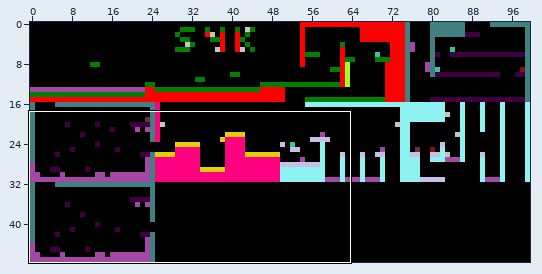
File history of a sprite sheet, assets/img/level.png. The first picture is a wide view before the edit; the outline marks the close-up.
Close-up. Before the edit:
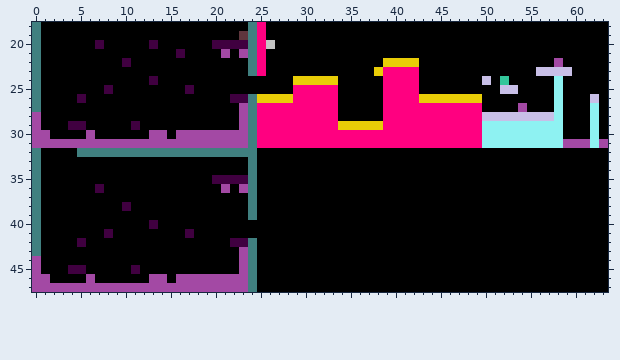
The file is 100x48 pixels. Colours within 5 levels of each other are drawn and written as one. Shown: x 0..63, y 18..47. The commit also changed other parts of the picture, which this record leaves out.
Now the later version:
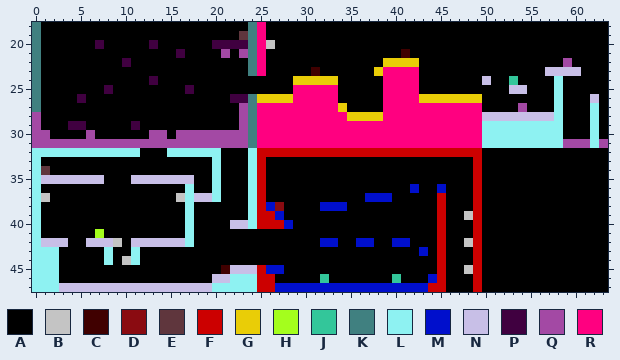
Palette (. is transparent): A #000000  B #c4c4c4  C #400000  D #8a0b11  E #5f363d  F #cc0000  G #e9cd07  H #a4fe1d  J #33c69a  K #408080  L #8ef2f2  M #000fcc  N #c8bfe7  P #400040  Q #a349a4  R #ff0080
From old to new:
Colour A replaces colour J in row 24 at x 52.
Colour A replaces colour K in row 32 at x 12 to 14 and 21 to 23; in rows 42 to 44 at x 24.
Colour A replaces colour N in row 23 at x 56; in row 25 at x 52.
Colour A replaces colour P in row 35 at x 21 to 23; in row 36 at x 7; in row 38 at x 10; in row 40 at x 13; in row 41 at x 8; in row 42 at x 5 and 22 to 23.
Colour A replaces colour P in row 45 at x 4 to 5 and 11.
Colour A replaces colour Q in row 22 at x 58; in row 36 at x 21 and 23; in rows 43 to 44 at x 23; in row 46 at x 6, 13 to 14 and 16 to 19.
Colour B replaces colour A in row 37 at x 1 and 16; in row 39 at x 48; in row 42 at x 9 and 48; in row 44 at x 10; in row 45 at x 48.
Colour C replaces colour A in row 21 at x 41; in row 23 at x 31; in row 45 at x 21.
Colour D replaces colour A in row 38 at x 27.
Colour E replaces colour A in row 34 at x 1.
Colour F replaces colour A in row 32 at x 25 to 49; in rows 33 to 36 at x 25 and 49; in rows 37 to 38 at x 25, 45 and 49; in row 39 at x 25 to 26, 45 and 49; in row 40 at x 25 to 27, 45 and 49; in rows 41 to 44 at x 45 and 49.
Colour F replaces colour A in row 45 at x 25, 45 and 49; in row 46 at x 25 to 26, 45 and 49; in row 47 at x 25 to 26, 44 to 45 and 49.
Colour G replaces colour A in row 27 at x 34; in row 28 at x 35 to 38.
Colour H replaces colour A in row 41 at x 7.
Colour J replaces colour A in row 24 at x 53; in row 46 at x 32 and 40.
Colour L replaces colour A in row 32 at x 1 to 4; in rows 33 to 34 at x 20; in rows 36 to 37 at x 17 and 20; in rows 38 to 39 at x 17; in row 40 at x 17 and 24; in row 42 at x 17.
Colour L replaces colour A in rows 43 to 44 at x 1 to 2, 8 and 11; in row 45 at x 1 to 2; in row 46 at x 2.
Colour L replaces colour K in row 32 at x 0, 5 to 11, 15 to 20 and 24; in rows 33 to 39 at x 0 and 24; in rows 40 to 43 at x 0; in rows 46 to 47 at x 24.
Colour L replaces colour P in row 35 at x 20; in row 41 at x 17.
Colour L replaces colour Q in rows 44 to 45 at x 0; in row 46 at x 0 to 1 and 22 to 23; in row 47 at x 0 to 2 and 20 to 23.
Colour M replaces colour A in row 36 at x 42 and 45; in row 37 at x 37 to 39; in row 38 at x 26 and 32 to 34; in row 39 at x 27; in row 40 at x 28; in row 42 at x 32 to 33, 36 to 37 and 40 to 41.
Colour M replaces colour A in row 43 at x 43; in row 45 at x 26 to 27; in row 46 at x 44; in row 47 at x 27 to 43.
Colour N replaces colour A in row 23 at x 60; in row 25 at x 54; in row 35 at x 1 to 7 and 11 to 17; in row 37 at x 18 to 19; in row 40 at x 22 to 23; in row 42 at x 1 to 3, 6 to 8 and 11 to 16.
Colour N replaces colour A in row 45 at x 22.
Colour N replaces colour K in row 45 at x 24.
Colour N replaces colour Q in row 45 at x 23; in row 46 at x 20 to 21; in row 47 at x 3 to 19.
Colour Q replaces colour A in row 22 at x 59.
Colour R replaces colour A in row 28 at x 34.
Colour R replaces colour G in row 29 at x 34 to 38.
